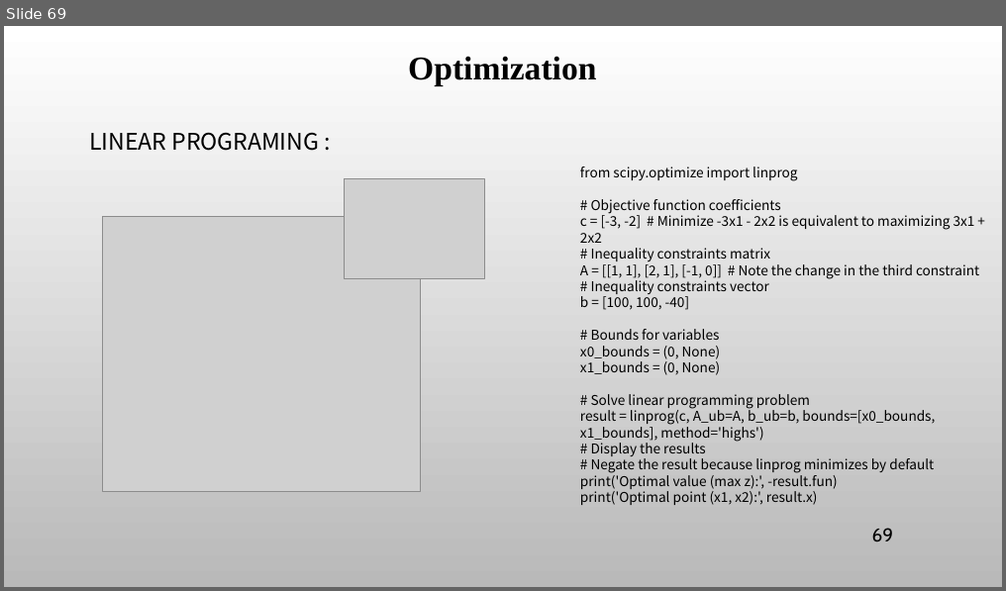
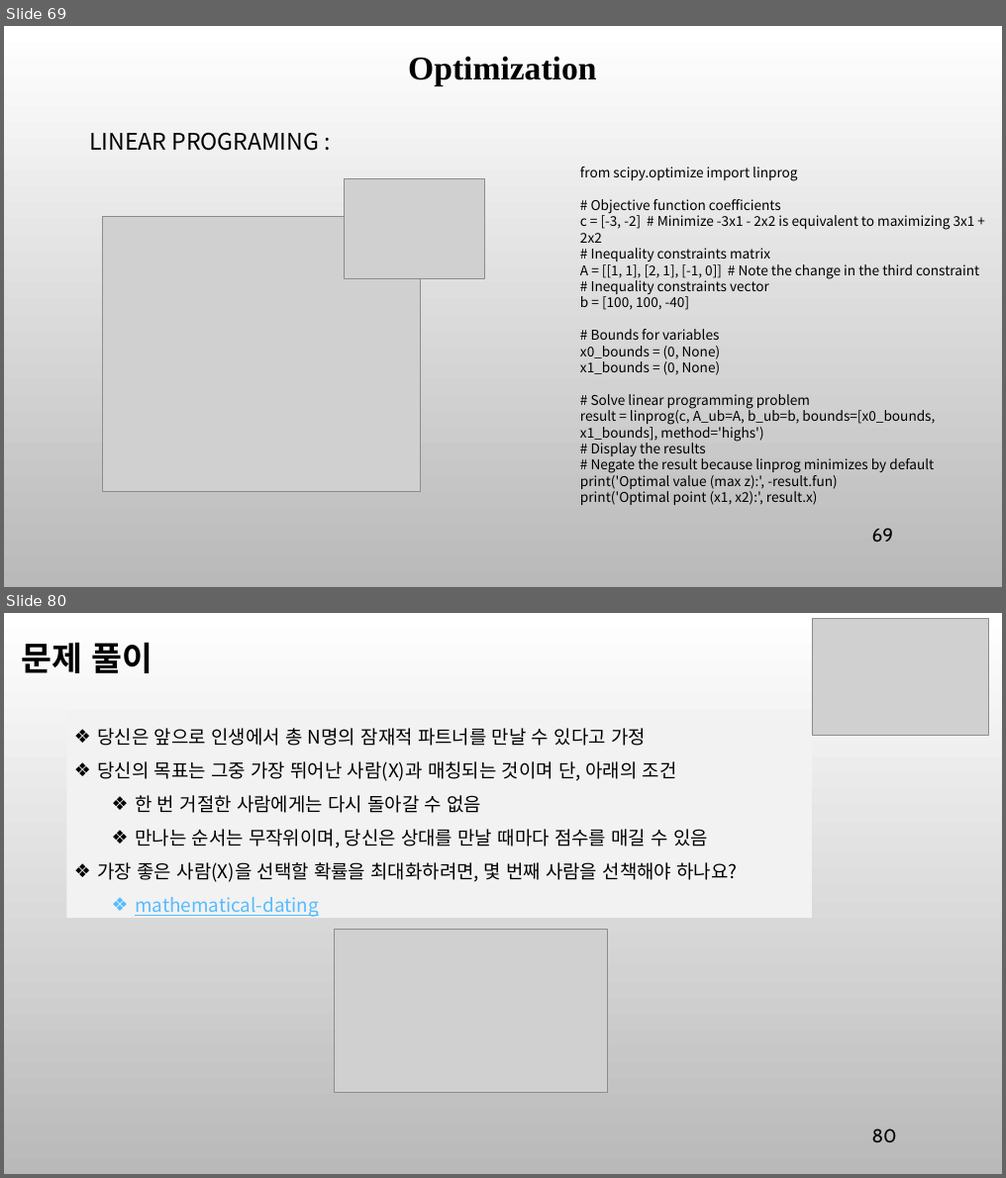
Before and after one commit to ancestor9/mathematics-for-machine-learning, a slide deck: 8_Applications of mathematics.pptx. Shown one above the other, each under a label of ours: slide 69 before the commit, slides 69 and 80 after it; the slides between them are not shown. The pictures are 1006x591 and 1006x1178 pixels, drawn with LibreOffice and Linux fonts; fonts in the diff are those of the drawing; grey boxes stand for pictures; background and template pictures are left out. Boxes give left, top, right and bottom in pixels: in the first picture for what was removed or moved away, otherwise in the second. Text is boxed around its words. In the diff, an @@ line names an element or a change of style, - is before the commit and + after.

```diff
--- a/8_Applications of mathematics.pptx
+++ b/8_Applications of mathematics.pptx
@@ slide 80 added at [4,613,1002,1174], background picture (left out) @@
@@ text added at [21,642,153,673], 32 pt, text #000000, bold @@
+문제 풀이
@@ picture added at [812,618,988,735] @@
@@ rectangle added at [67,711,812,919], fill #F2F2F2, 18 pt, text #000000 @@
+❖ 당신은 앞으로 인생에서 총 N명의 잠재적 파트너를 만날 수 있다고 가정
+❖ 당신의 목표는 그중 가장 뛰어난 사람(X)과 매칭되는 것이며 단, 아래의 조건
+  ❖ 한 번 거절한 사람에게는 다시 돌아갈 수 없음
+  ❖ 만나는 순서는 무작위이며, 당신은 상대를 만날 때마다 점수를 매길 수 있음
+❖ 가장 좋은 사람(X)을 선택할 확률을 최대화하려면, 몇 번째 사람을 선책해야 하나요?
+  ❖ mathematical-dating
@@ picture added at [334,929,607,1092] @@
@@ page number added at [872,1129,897,1143], 18 pt, text #000000 @@
+80
```
Also in this commit, not shown: 15 other slides added.
